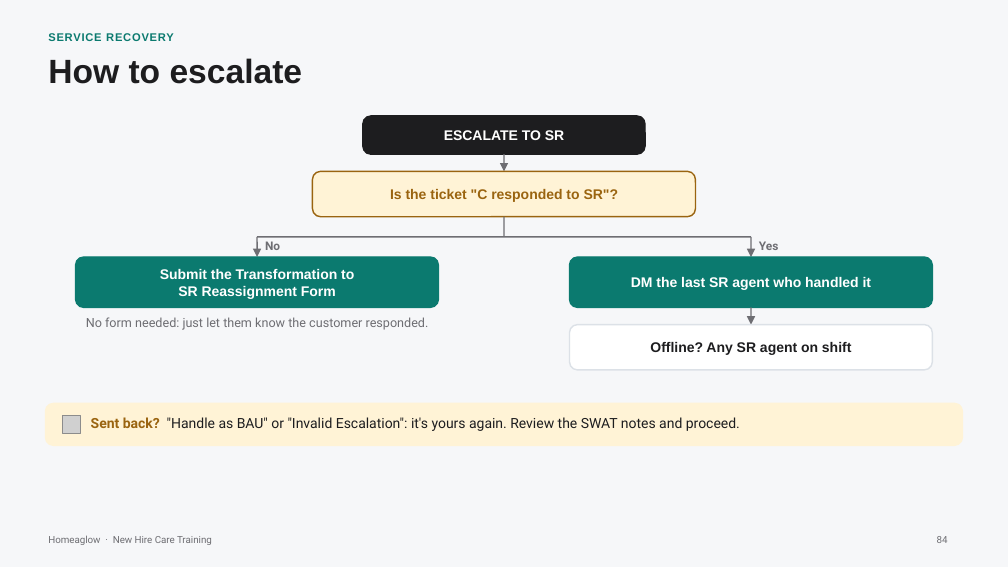
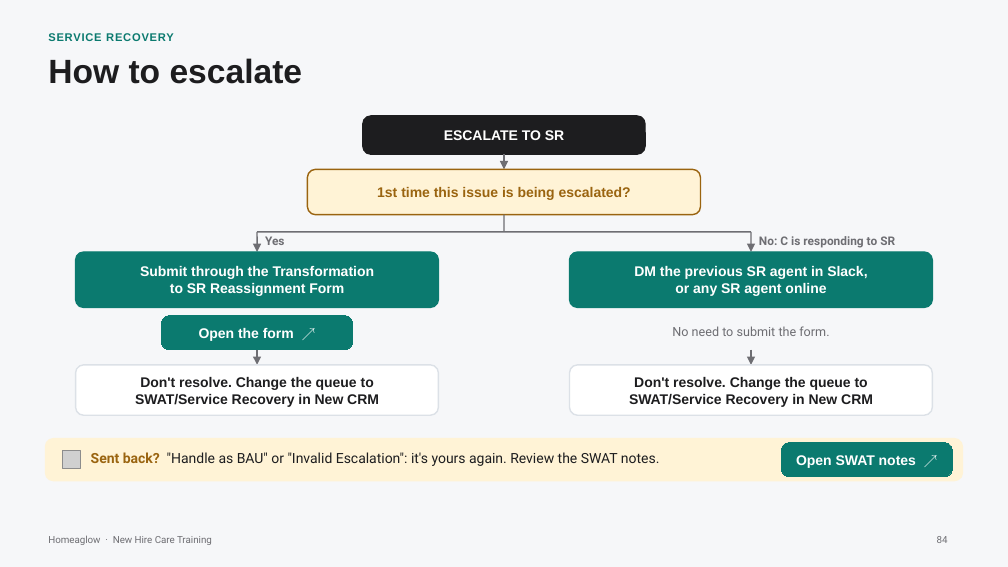
Before and after one commit to anjulimichelle/training, a slide deck: slide 84 of billing-disputes/billing-disputes-cash-payments.pptx. Drawn at 1008x567 pixels with LibreOffice and Linux fonts; fonts in the diff are those of the drawing; grey boxes stand for pictures. Boxes give left, top, right and bottom in pixels: in the first picture for what was removed or moved away, otherwise in the second. Text is boxed around its words. In the diff, an @@ line names an element or a change of style, - is before the commit and + after.

```diff
--- a/billing-disputes/billing-disputes-cash-payments.pptx
+++ b/billing-disputes/billing-disputes-cash-payments.pptx
@@ rounded rectangle: place and size @@
-rounded rectangle at [312, 171, 696, 217]
+rounded rectangle at [307, 169, 701, 215]
@@ text at [377, 187, 631, 200]: text changed @@
-Is the ticket "C responded to SR"?
+1st time this issue is being escalated?
@@ text "Yes": place and size @@
-text "Yes" at [759, 241, 779, 250]
+text "Yes" at [265, 236, 285, 245]
@@ line moved from (504, 217) - (504, 237) to (504, 215) - (504, 232) @@
@@ 2 arrows, 1 line: place and size @@
-2 arrows, 1 line at [257, 237, 751, 257]
+2 arrows, 1 line at [257, 232, 751, 252]
@@ text added at [759, 236, 895, 248], 8.5 pt, text #6E6E73, bold @@
+No: C is responding to SR
@@ rounded rectangle: place and size @@
-rounded rectangle at [76, 257, 438, 307]
+rounded rectangle at [76, 252, 438, 307]
@@ text at [140, 266, 375, 296]: text changed @@
-Submit the Transformation to
-SR Reassignment Form
+Submit through the Transformation
+to SR Reassignment Form
@@ text removed at [265, 241, 280, 250] @@
-No
@@ rounded rectangle: place and size @@
-rounded rectangle at [570, 257, 932, 307]
+rounded rectangle at [570, 252, 932, 307]
@@ text at [634, 266, 867, 296]: text changed @@
-DM the last SR agent who handled it
+DM the previous SR agent in Slack,
+or any SR agent online
@@ text removed at [86, 317, 429, 330] @@
-No form needed: just let them know the customer responded.
@@ rounded rectangle added at [161, 316, 353, 350], fill #0B7A6F, outline #0B7A6F 0.75 pt, 10 pt, text #FFFFFF, bold @@
+Open the form ↗
@@ text at [672, 326, 829, 336]: text changed; size 10 to 9 pt; font Arial to Roboto; text colour #1D1D1F to #6E6E73; bold off @@
-Offline? Any SR agent on shift
+No need to submit the form.
@@ arrow added from (257, 350) to (257, 365), #6E6E73 1 pt @@
@@ arrow moved from (751, 307) - (751, 325) to (751, 350) - (751, 365) @@
@@ rounded rectangle added at [76, 365, 438, 415], fill #FFFFFF, outline #DCE1E7 1 pt @@
@@ text added at [135, 377, 379, 407], 10 pt, text #1D1D1F, bold @@
+Don't resolve. Change the queue to
+SWAT/Service Recovery in New CRM
@@ proportions changed in 3 elements at [76, 252, 438, 307], [570, 252, 932, 307], [570, 365, 932, 415] @@
@@ rounded rectangle: place and size @@
-rounded rectangle at [570, 325, 932, 370]
+rounded rectangle at [570, 365, 932, 415]
@@ text added at [629, 377, 873, 407], 10 pt, text #1D1D1F, bold @@
+Don't resolve. Change the queue to
+SWAT/Service Recovery in New CRM
@@ rounded rectangle: place and size @@
-rounded rectangle at [45, 403, 963, 446]
+rounded rectangle at [45, 438, 963, 481]
@@ rounded rectangle added at [781, 443, 953, 477], fill #0B7A6F, outline #0B7A6F 0.75 pt, 10 pt, text #FFFFFF, bold @@
+Open SWAT notes ↗
@@ picture: place and size @@
-picture at [62, 415, 81, 433]
+picture at [62, 451, 81, 469]
@@ text at [91, 452, 660, 466]: text changed @@
-Sent back? "Handle as BAU" or "Invalid Escalation": it's yours again. Review the SWAT notes and proceed.
+Sent back? "Handle as BAU" or "Invalid Escalation": it's yours again. Review the SWAT notes.
```
Also in this commit, not shown: 2 other slides changed, 2 other files.
